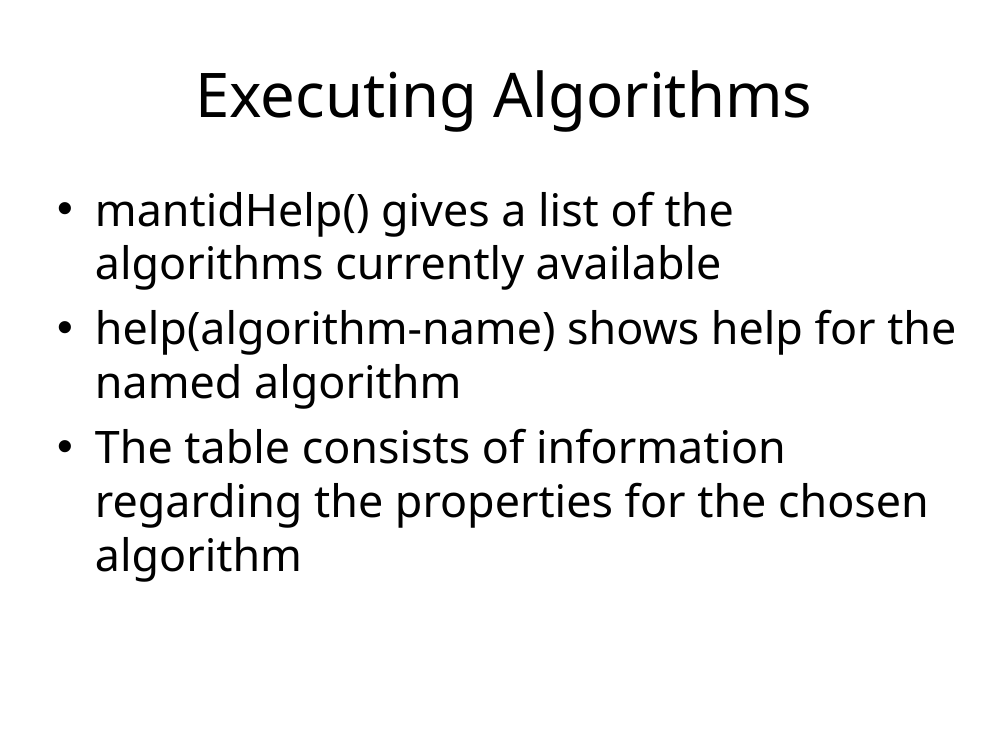
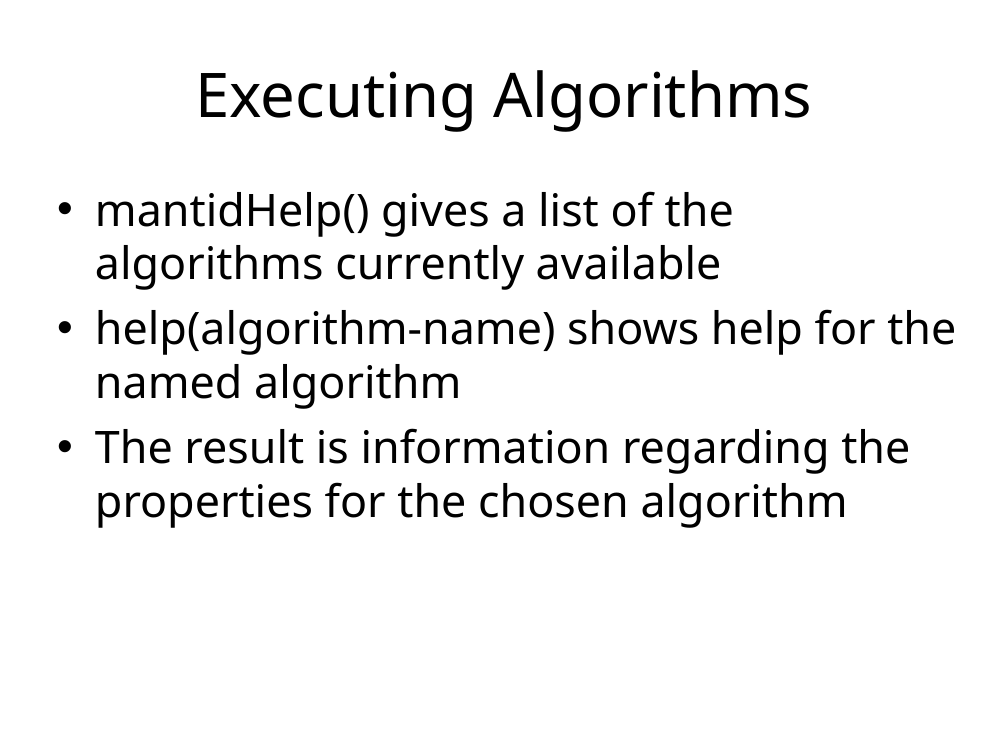
Before and after one commit to mantidproject/documents, a slide deck: slide 6 of Presentations/Python training course/Python in Mantid - SNS.ppt. Drawn at 1008x756 pixels with LibreOffice and Linux fonts; fonts in the diff are those of the drawing; background and template pictures are left out. Boxes give left, top, right and bottom in pixels: in the first picture for what was removed or moved away, otherwise in the second. Text is boxed around its words. In the diff, an @@ line names an element or a change of style, - is before the commit and + after.

```diff
--- a/Presentations/Python training course/Python in Mantid - SNS.ppt
+++ b/Presentations/Python training course/Python in Mantid - SNS.ppt
@@ text at bbox=[95, 428, 910, 528]: text changed @@
-• The table consists of information regarding the properties for the chosen algorithm
+• The result is information regarding the properties for the chosen algorithm
```
Also in this commit, not shown: 5 other slides changed, 1 slide removed, 1 other file.
